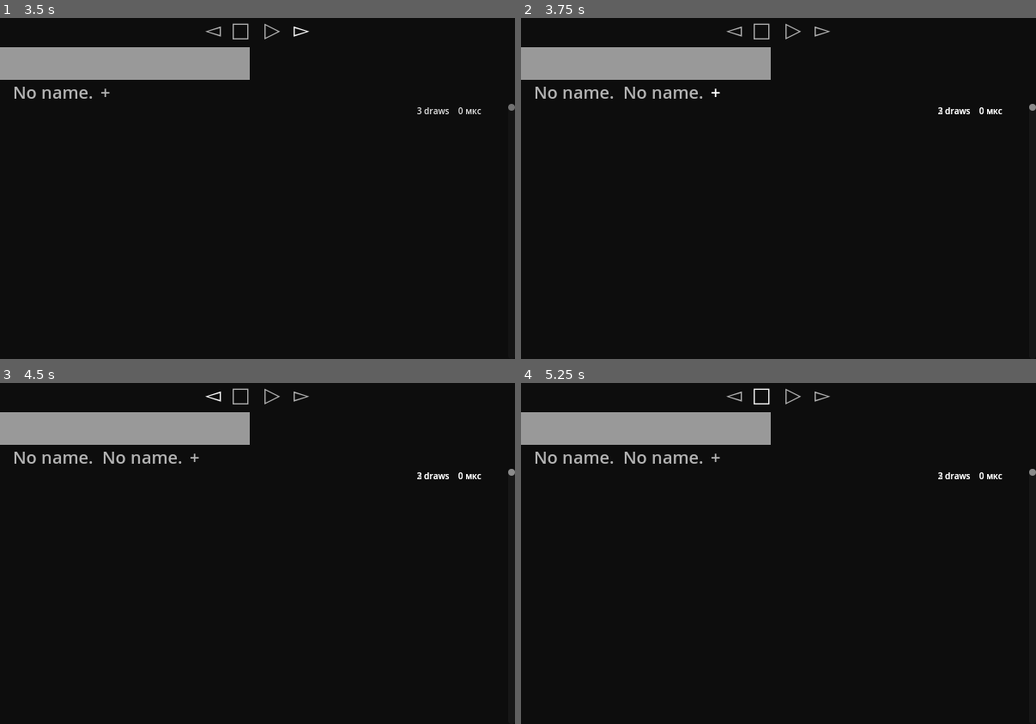
Above: before the commit, frames 1-4 (two rows, left to right).
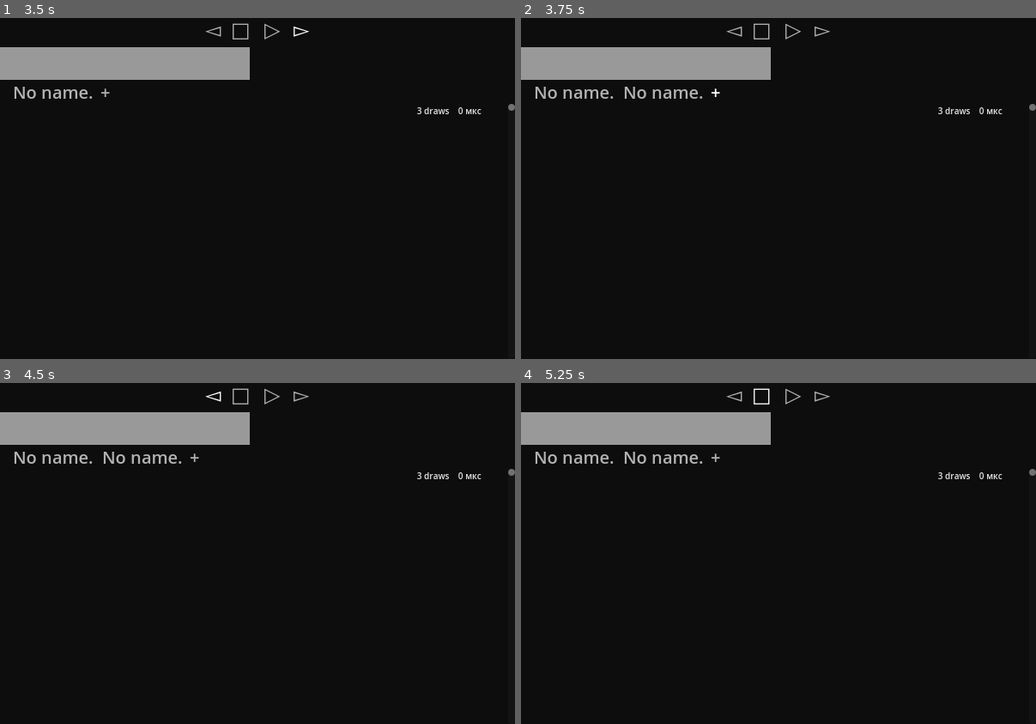
Above: after the commit, the same moments.

Repository: AncRad/tag-player-prototype
Game: Godot game, scene res://main.tscn
Two runs of this game, one before a commit and one after it. Both use one fixed random seed, a clock stepped at 60 frames per second and the inputs below.
Inputs:
- Up to frame 1 (3.5 s): click "◅" at 0.5 s; click "□" at 1.25 s; click "▷" at 2 s; click "▻" at 2.75 s
- Up to frame 2 (3.75 s): click "+" at 3.5 s
- Up to frame 3 (4.5 s): click "◅" at 4.25 s
- Up to frame 4 (5.25 s): click "□" at 5 s

Frame 1 is identical in both runs. In frame 2, 0.1% of the frame differs, in the area x 81-100%, y 25-29%; in frame 3, 0.1%; in frame 4, 0.1%.

Commit message:
исправлен track_list_switcher.gd

Diff:
--- a/gui/track_list/track_list_switcher.gd
+++ b/gui/track_list/track_list_switcher.gd
@@ -3,11 +3,12 @@
 var _block := false
 var _checking_children := false
 var _tracked_lists : Array[TrackList] = []
+var _view_owner : TrackList
 
 
 func _ready() -> void:
-	child_entered_tree.connect(check_children)
-	child_exiting_tree.connect(check_children)
+	child_entered_tree.connect(check_children.unbind(1))
+	child_exiting_tree.connect(check_children.unbind(1))
 
 	_check_children()
 
@@ -18,16 +19,17 @@
 				break
 
 func hide_kindred(list : TrackList) -> void:
-	if not _block:
-		_block = true
+	if list.visible:
+		if not _block:
+			_block = true
 
-		if list.visible:
+			_view_owner = list
 			for child in get_children():
 				if child is TrackList:
 					if child != list and child.visible:
 						child.hide()
 
-		_block = false
+			_block = false
 
 func check_children() -> void:
 	if not _checking_children:
@@ -41,11 +43,16 @@
 		if child is TrackList:
 			var list := child as TrackList
 			if not list.visibility_changed.is_connected(hide_kindred):
-
 				list.visibility_changed.connect(hide_kindred.bind(list))
 
-				if not list in _tracked_lists:
-					_tracked_lists.append(list)
+			if not list in _tracked_lists:
+				_tracked_lists.append(list)
+
+				if list.visible:
+					if not is_instance_valid(_view_owner):
+						hide_kindred(list)
+					elif list != _view_owner:
+						list.hide()
 
 	for list in _tracked_lists.duplicate():
 		if not is_instance_valid(list) or list.get_parent() != self:
